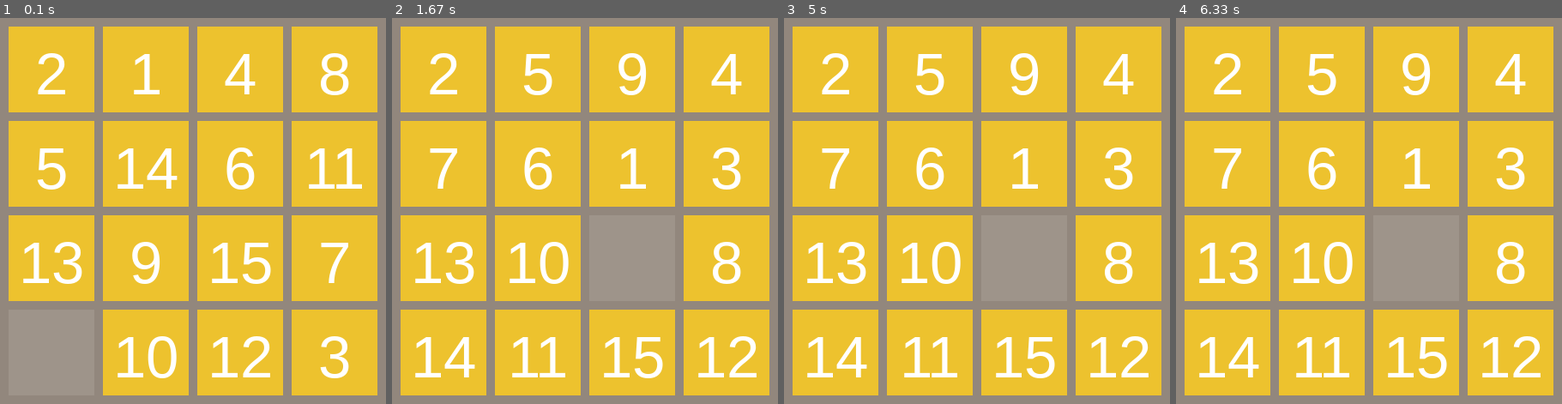
Above: before the commit, frames 1-4 (left to right).
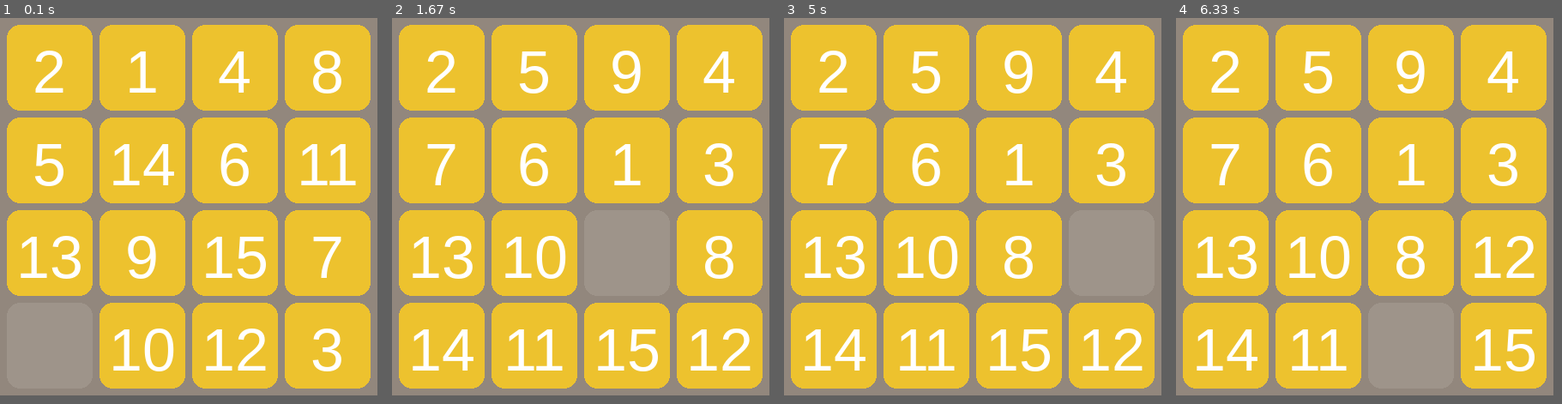
Above: after the commit, the same moments.

Repository: wmh123456789/pygame
Game: pygame game, started from huarongdao.py
The game is run twice, just before and just after one commit, with the same random seed, the same clock (stepped at 60 frames per second) and the same inputs.
Inputs (mouse positions are in pixels of both pictures, inside the frame that each line leads up to):
- Up to frame 1 (0.1 s): no input
- Up to frame 2 (1.67 s): hold Down 0.33-0.8 s; hold D 0.33-0.8 s; press the mouse at (488, 211) at 0.87 s; move the mouse to (554, 249) at 0.97 s; release the mouse at (615, 288) at 1.1 s; hold P 1.17-1.63 s; hold D 1.17-1.63 s; hold Right 1.17-1.63 s
- Up to frame 3 (5 s): hold W 2.17-2.63 s; hold Up 2.17-2.63 s; click (1069, 265) at 4.78 s
- Up to frame 4 (6.33 s): press the mouse at (1461, 265) at 5.5 s; move the mouse to (1477, 284) at 5.6 s; release the mouse at (1496, 307) at 5.73 s; hold D from 5.8 s (still down); hold Right from 5.8 s (still down)
The window is 450x450 before the commit and 440x440 after it. Grey fills any space a smaller window leaves; there, only what the larger window draws over its background counts as a difference.

The runs differ from the first frame. In frame 1, 25% of the frame differs, in the area x 1-98%, y 1-98%; in frame 2, 24%; in frame 3, 32%; in frame 4, 32%.

Commit message:
add hrd_analysis.py for searching the strategies. Optimization: game visual models, initial methods add step count add game status print

Diff:
--- /dev/null
+++ b/hrd_analysis.py
@@ -0,0 +1,23 @@
+from huarongdao import *
+class hrdController(object):
+    def __init__(self, logic):
+        self.game = logic
+        self.game.init_load()
+
+        pass
+
+
+def main():
+    game = Logic()
+    hrd = hrdController(game)
+    print(hrd.game)
+    game.key_to_move('R')
+    game.key_to_move('R')
+
+
+
+
+    pass
+
+if __name__ == '__main__':
+    main()
--- a/huarongdao.py
+++ b/huarongdao.py
@@ -6,17 +6,19 @@
 import pygame
 
 FPS = 60
-SHAPE = 4         # 棋盘shape
-CELL_SIZE = 100   # 方格大小
-CELL_GAP_SIZE = 10  # 方格间距
-MARGIN = 10  # 方格的margin
-PADDING = 10  # 方格的padding
+SHAPE = 4  # 棋盘shape
+CELL_SIZE = 100  # 方格大小
+CELL_GAP_SIZE = (int)(0.08*CELL_SIZE)  # 方格间距
+BORDER_R = (int)(0.15*CELL_SIZE) # 方格圆角半径
+MARGIN = (int)(0.08*CELL_SIZE)  # 方格的margin
+PADDING = (int)(0.08*CELL_SIZE)  # 方格的padding
 SCREEN_WIDTH = (CELL_SIZE + MARGIN) * SHAPE + MARGIN  # 屏幕宽度
 SCREEN_HEIGHT = (CELL_SIZE + MARGIN) * SHAPE + MARGIN  # 屏幕高度
 
 BACKGROUND_COLOR = "#92877d"  # 背景颜色
 BACKGROUND_EMPTY_CELL_COLOR = "#9e948a"  # 空方格颜色
 BACKGROUND_CELL_COLOR = "#edc22e"  # 方格颜色
+
 
 # 定义两个元组相加
 def tuple_add(t1, t2):
@@ -27,6 +29,7 @@
     def __init__(self, shape=4):
         self.shape = int(shape) if shape > 2 else 4  # 初始化形状
         self.tiles = OrderedDict()  # 初始化数据
+        self.stepCnt = 0
         self.neighbors = [  # 定义方向矢量
             [1, 0],  # 下
             [-1, 0],  # 上
@@ -35,6 +38,15 @@
         ]
         self.click_dict = {'x': {}, 'y': {}}  # 定义鼠标点击坐标转换下标的数据
         self.init_load()  # 初始化加载
+
+    def __str__(self):
+        game_str = 'Game after {} steps \n'.format(self.stepCnt)
+        for row in range(self.shape):
+            line_str = ''
+            for col in range(self.shape):
+                line_str += '{:02} '.format(self.tiles[(row, col)])
+            game_str += line_str + '\n'
+        return game_str
 
     def init_load(self):
         count = 1
@@ -45,8 +57,13 @@
                 self.tiles[mark] = count
                 count += 1
         self.tiles[mark] = 0
-
-        for count in range(200):  # 随机移动n次
+        self.empty = mark
+        self.stepCnt = 0
+
+
+    def shuffleTiles(self, n=200):
+        mark = self.empty
+        for count in range(n):  # 随机移动n次
             neighbor = random.choice(self.neighbors)
             spot = tuple_add(mark, neighbor)
 
@@ -77,20 +94,21 @@
         # 移动数据
         for neighbor in self.neighbors:
             spot = tuple_add(mark, neighbor)
-
             # If click is available, exchange tile of clicked one and empty one
             if spot in self.tiles and self.tiles[spot] is 0:
                 self.tiles[spot], self.tiles[mark] = self.tiles[mark], self.tiles[spot]
                 self.empty = mark
+                self.stepCnt += 1
                 break
 
     # move for keydown
     def move2(self, neighbor):
-        spot = tuple_add(neighbor,self.empty)
+        spot = tuple_add(neighbor, self.empty)
         if spot in self.tiles:
             self.tiles[spot], self.tiles[self.empty] = self.tiles[self.empty], self.tiles[spot]
             self.empty = spot
-        pass
+            self.stepCnt += 1
+    pass
 
     def click_to_move(self, x, y):
         # 点击移动
@@ -111,14 +129,14 @@
         self.move((y1, x1))
 
     def key_to_move(self, direction):
-        if direction == 'left':
-            self.move2((0,1))
-        elif direction == 'right':
-            self.move2((0,-1))
-        elif direction == 'up':
+        if direction in ['L', 'left']:
+            self.move2((0, 1))
+        elif direction in ['R', 'right']:
+            self.move2((0, -1))
+        elif direction in ['U', 'up']:
             self.move2((1, 0))
-        elif direction == 'down':
-            self.move2((-1,0))
+        elif direction in ['D', 'down']:
+            self.move2((-1, 0))
         else:
             print("Invalid direction: {}".format(direction))
         pass
@@ -153,7 +171,8 @@
 
             x = MARGIN * (c + 1) + c * CELL_SIZE
             y = MARGIN * (r + 1) + r * CELL_SIZE
-            pygame.draw.rect(screen, color, (x, y, CELL_SIZE, CELL_SIZE))
+            pygame.draw.rect(screen, color, (x, y, CELL_SIZE, CELL_SIZE),
+                             border_radius=BORDER_R)
             if num is not 0:
                 font_size = int((CELL_SIZE - PADDING) / 1.3)
                 font = pygame.font.SysFont('arialBlod', font_size)
@@ -161,6 +180,7 @@
                 screen.blit(font.render(str(num), True, (255, 255, 255)),
                             (x + (CELL_SIZE - font_width) / 2, y +
                              (CELL_SIZE - font_height) / 2 + 5))
+
 
 def press(is_game_over, logic, COUNT, counts):
     for event in pygame.event.get():
@@ -175,21 +195,22 @@
                 x, y = event.pos
                 logic.click_to_move(int(x), int(y))  # 点击移动
         elif event.type == pygame.KEYDOWN:
-            if event.key in [ord('d'),1073741904]:
+            if event.key in [ord('d'), 1073741904]:
                 print('Press LEFT')
                 logic.key_to_move('left')
-            elif event.key in [ord('a'),1073741903 ]:
+            elif event.key in [ord('a'), 1073741903]:
                 print('Press RIGHT')
                 logic.key_to_move('right')
             elif event.key in [ord('s'), 1073741906]:
                 print('Press UP')
                 logic.key_to_move('up')
-            elif event.key in  [ord('w'),1073741905]:
+            elif event.key in [ord('w'), 1073741905]:
                 print('Press DOWN')
                 logic.key_to_move('down')
             elif event.key in [ord('p')]:
                 print('Init Game')
                 logic.init_load()
+                logic.shuffleTiles()
             elif event.key == 13:  # 游戏结束，回车重开
                 return True
     if COUNT:
@@ -215,6 +236,7 @@
     screen = init_game()
     clock = pygame.time.Clock()
     logic = Logic(SHAPE)
+    logic.shuffleTiles(200)  # 初始化开局：随机移动n次
     COUNT = pygame.USEREVENT + 1
     pygame.time.set_timer(COUNT, 1000)
     seconds = 0  # 记录时间
